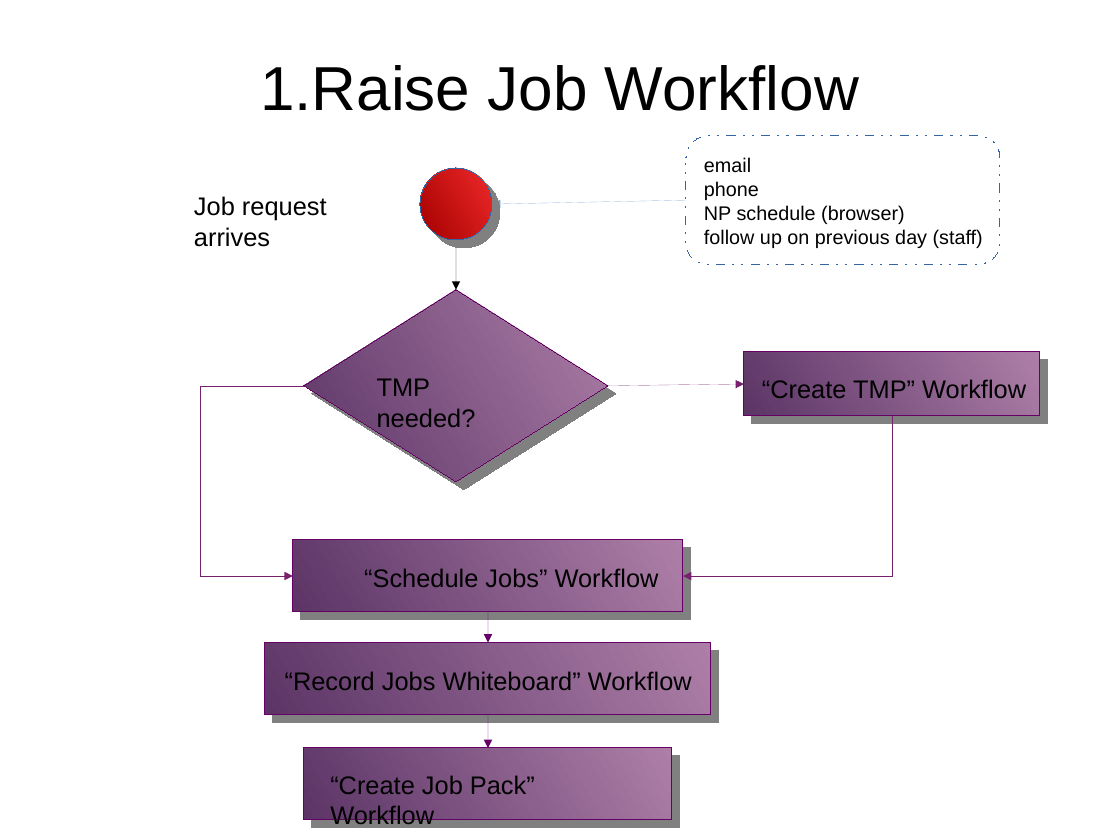
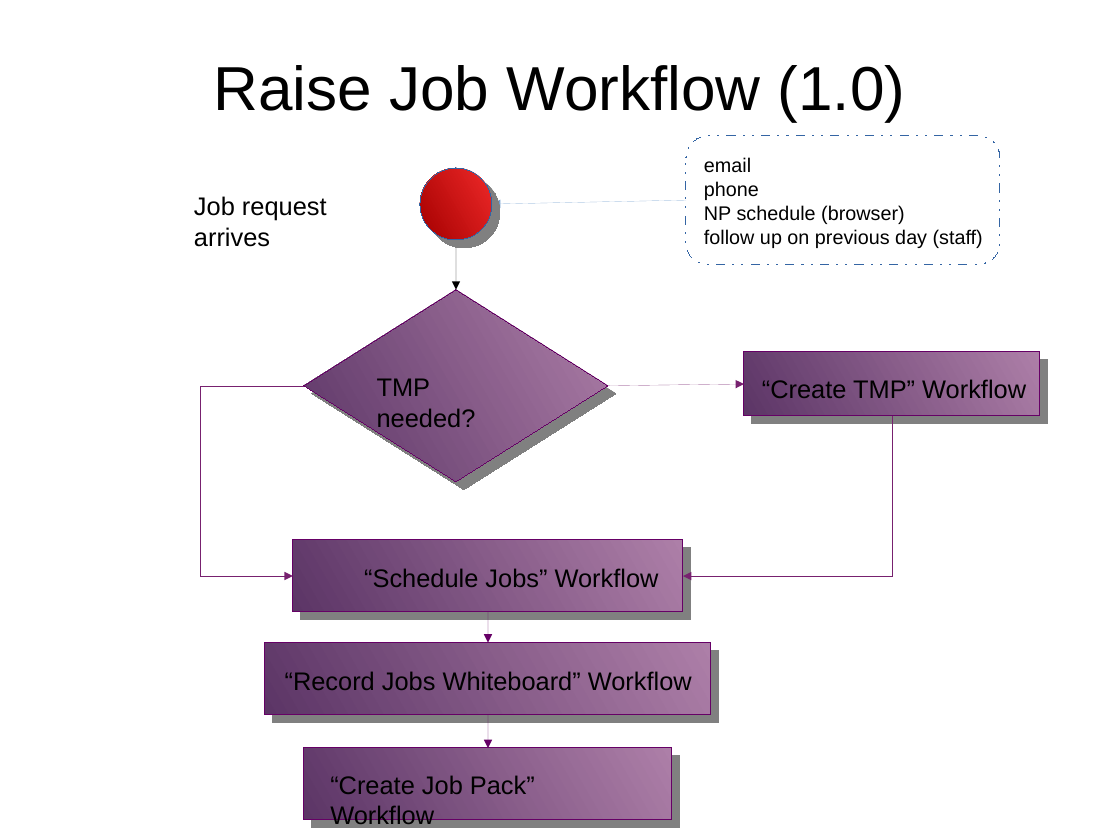
Before and after one commit to monkeysh1ne/TMNZ_Stuff, a slide deck: slide 4 of Workflows BP Models.odp. Drawn at 1120x840 pixels with LibreOffice and Linux fonts; fonts in the diff are those of the drawing. Boxes give left, top, right and bottom in pixels: in the first picture for what was removed or moved away, otherwise in the second. Text is boxed around its words. In the diff, an @@ line names an element or a change of style, - is before the commit and + after.

```diff
--- a/Workflows BP Models.odp
+++ b/Workflows BP Models.odp
@@ title at [213,65,906,122]: text changed @@
-1.Raise Job Workflow
+Raise Job Workflow (1.0)
```
Also in this commit, not shown: 4 other slides changed, 2 slides added, 1 slide removed, 1 other file.
